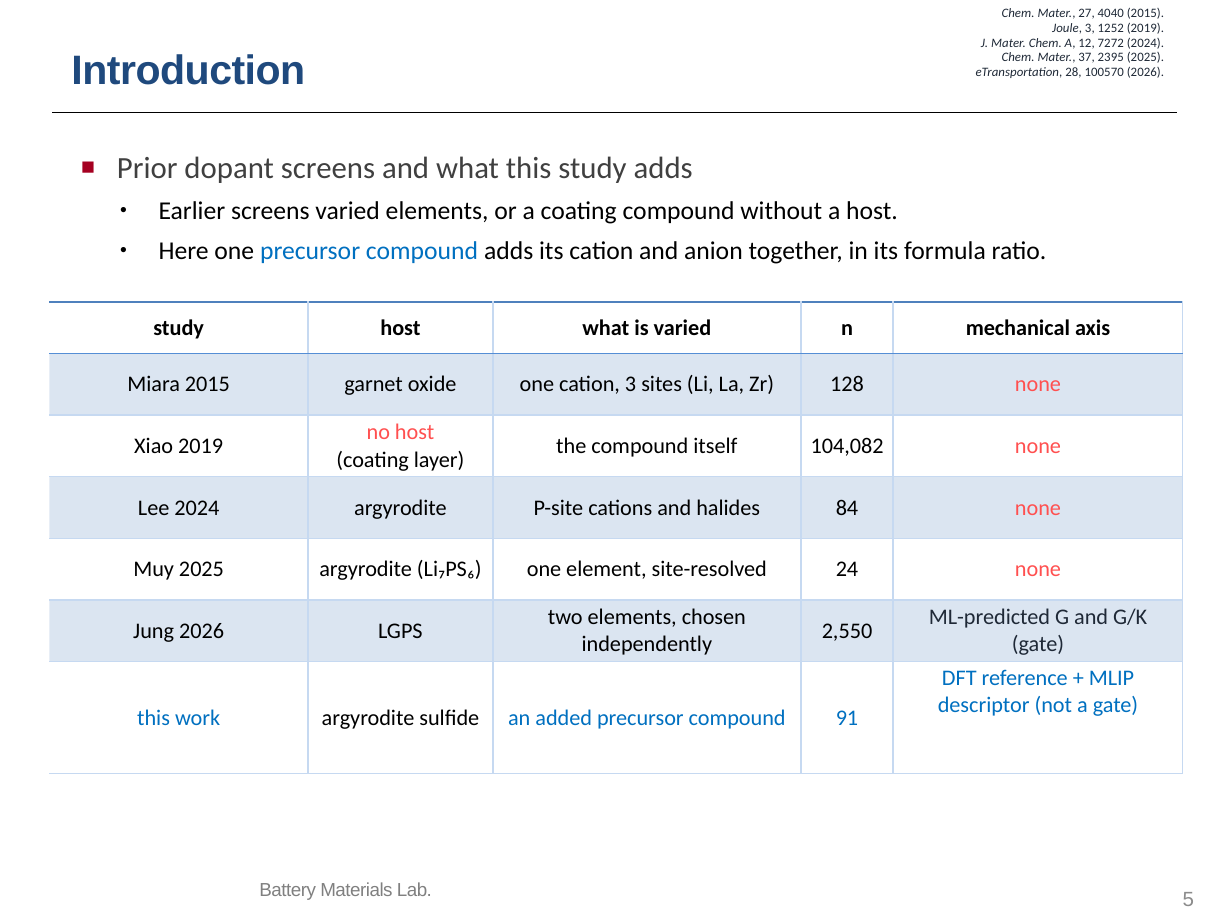
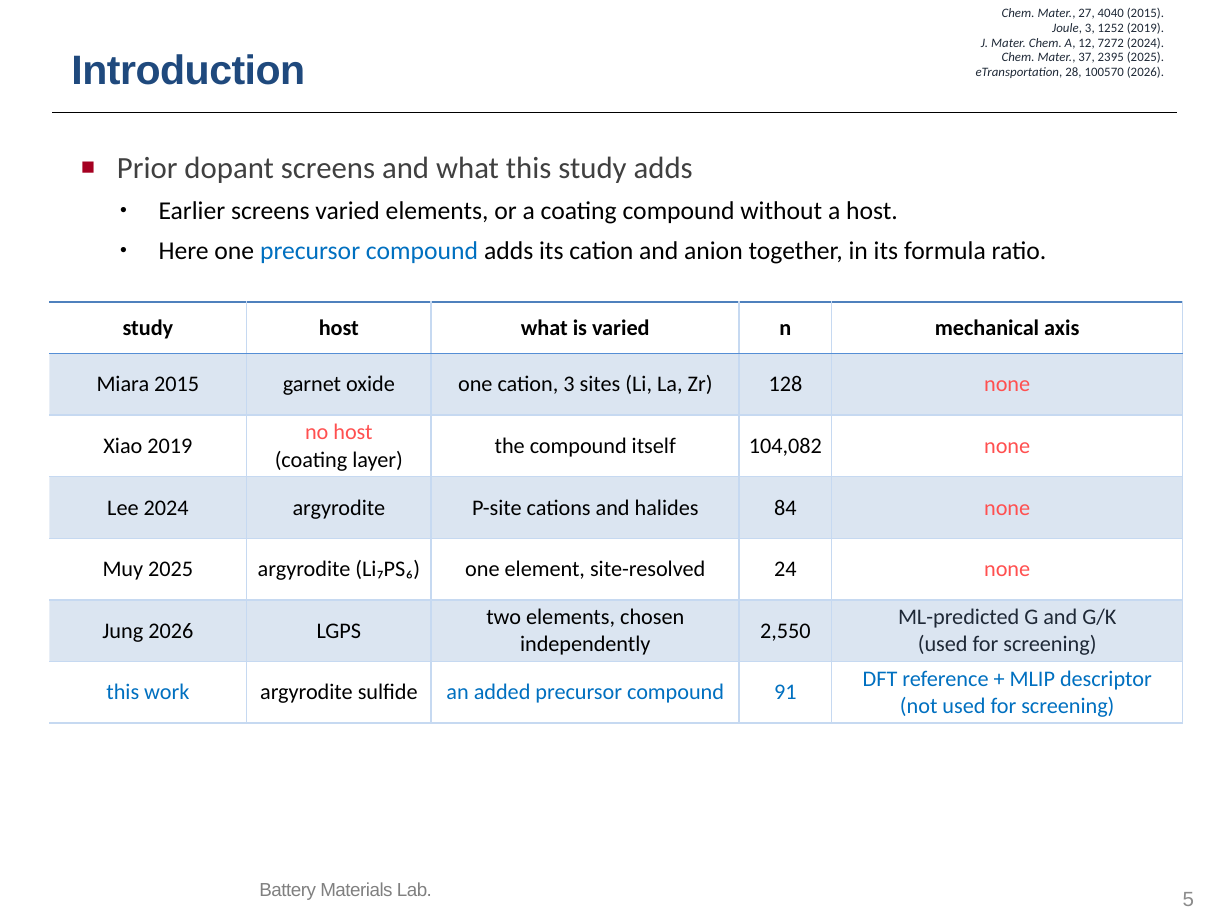
Before and after one commit to yonghoon7153-source/Yonghoon-DEM-DFT, a slide deck: slide 5 of kb/seminars/Research_Seminar_2026_10_13_cascade_progress_lean.pptx. Drawn at 1232x924 pixels with LibreOffice and Linux fonts; fonts in the diff are those of the drawing; background and template pictures are left out. Boxes give left, top, right and bottom in pixels: in the first picture for what was removed or moved away, otherwise in the second. Text is boxed around its words. In the diff, an @@ line names an element or a change of style, - is before the commit and + after.

```diff
--- a/kb/seminars/Research_Seminar_2026_10_13_cascade_progress_lean.pptx
+++ b/kb/seminars/Research_Seminar_2026_10_13_cascade_progress_lean.pptx
@@ table at bbox=[49, 302, 1183, 723] @@
-row 6, column 5: ML-predicted G and G/K (gate)
+row 6, column 5: ML-predicted G and G/K (used for screening)
-row 7, column 5: DFT reference + MLIP descriptor (not a gate)
+row 7, column 5: DFT reference + MLIP descriptor (not used for screening)
```
Also in this commit, not shown: 11 other files.
